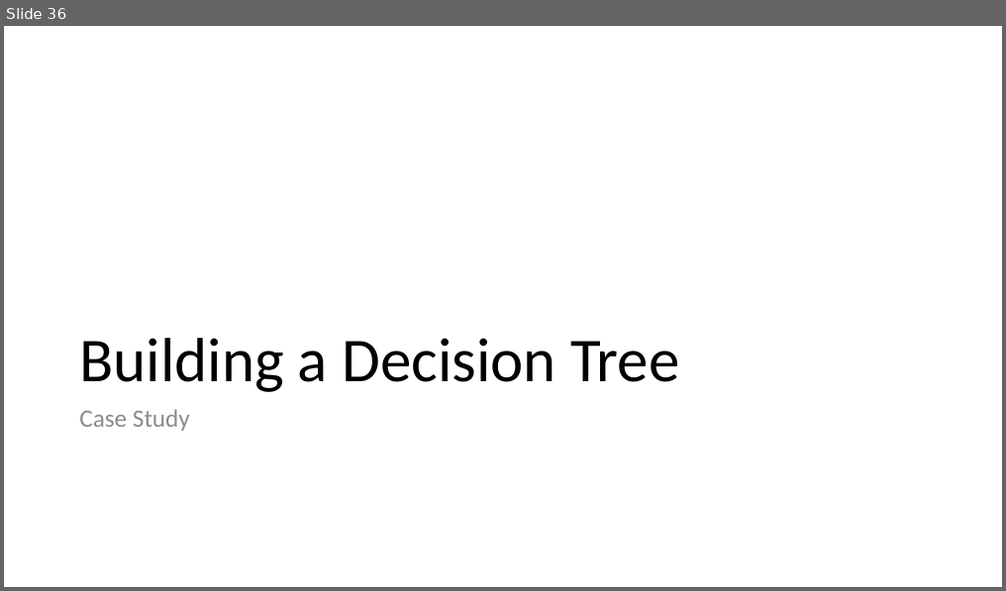
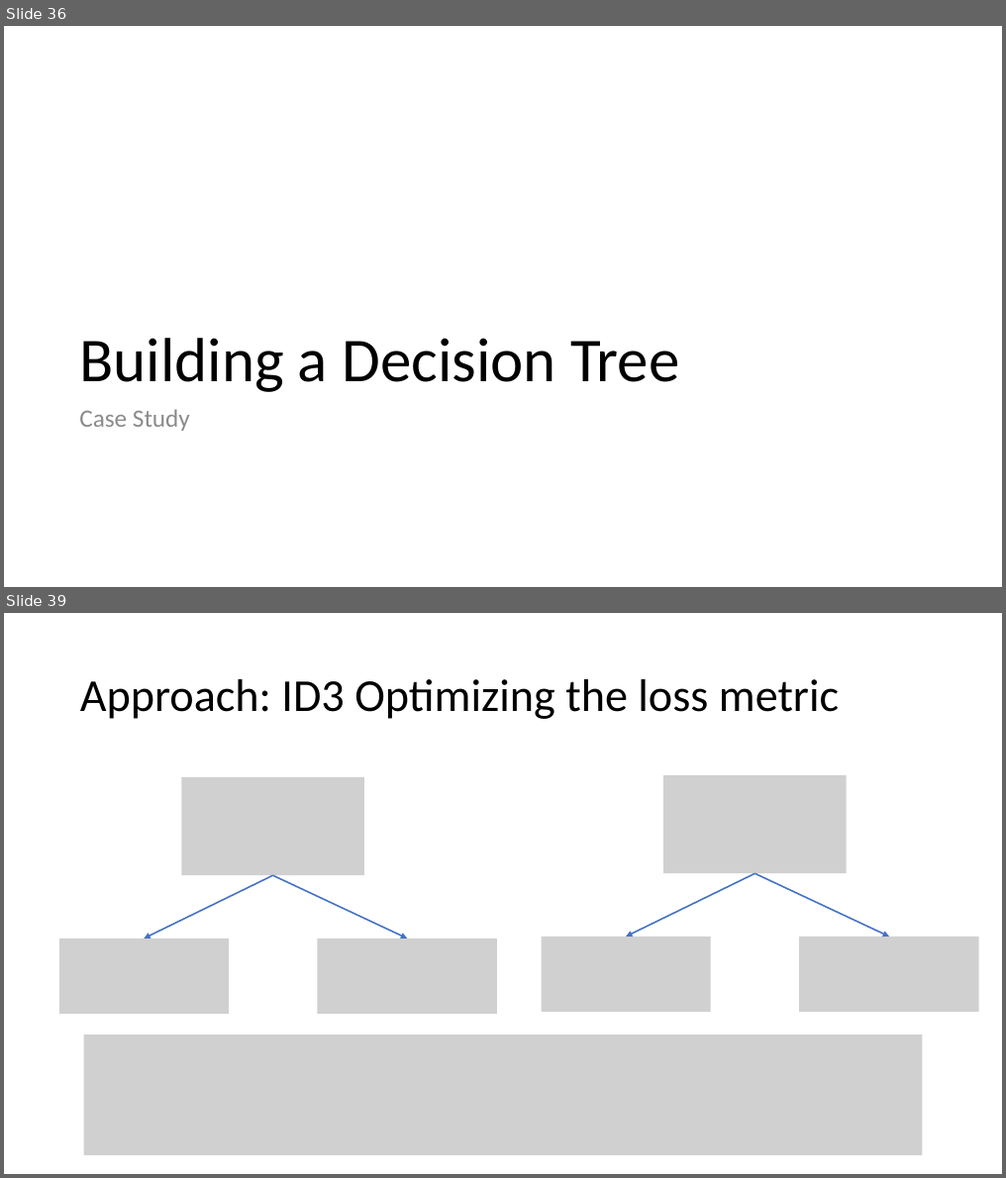
Before and after one commit to meenakshsundaram/AIML, a slide deck: DecisionTrees/DecisionTrees.pptx. Shown one above the other, each under a label of ours: slide 36 before the commit, slides 36 and 39 after it; the slides between them are not shown. The pictures are 1006x591 and 1006x1178 pixels, drawn with LibreOffice and Linux fonts; fonts in the diff are those of the drawing; grey boxes stand for pictures. Boxes give left, top, right and bottom in pixels: in the first picture for what was removed or moved away, otherwise in the second. Text is boxed around its words. In the diff, an @@ line names an element or a change of style, - is before the commit and + after.

Commit message:
Added the creation of the decision tree algorithm by optimizing the loss metric

```diff
--- a/DecisionTrees/DecisionTrees.pptx
+++ b/DecisionTrees/DecisionTrees.pptx
@@ slide 39 added at bbox=[4, 613, 1002, 1174], background #FFFFFF @@
@@ title added at bbox=[80, 679, 839, 719], 44 pt, text #000000 @@
+Approach: ID3 Optimizing the loss metric
@@ picture added at bbox=[181, 777, 364, 875] @@
@@ picture added at bbox=[663, 775, 846, 873] @@
@@ arrow added from (272, 875) to (144, 939), #4472C4 1.5 pt @@
@@ arrow added from (272, 875) to (408, 939), #4472C4 1.5 pt @@
@@ arrow added from (754, 873) to (626, 937), #4472C4 1.5 pt @@
@@ arrow added from (754, 873) to (890, 937), #4472C4 1.5 pt @@
@@ picture added at bbox=[59, 939, 229, 1014] @@
@@ picture added at bbox=[317, 939, 497, 1014] @@
@@ picture added at bbox=[542, 937, 711, 1012] @@
@@ picture added at bbox=[799, 937, 979, 1012] @@
@@ picture added at bbox=[84, 1035, 923, 1157] @@
```
Also in this commit, not shown: 1 slide changed, 2 other slides added, 2 other files.
